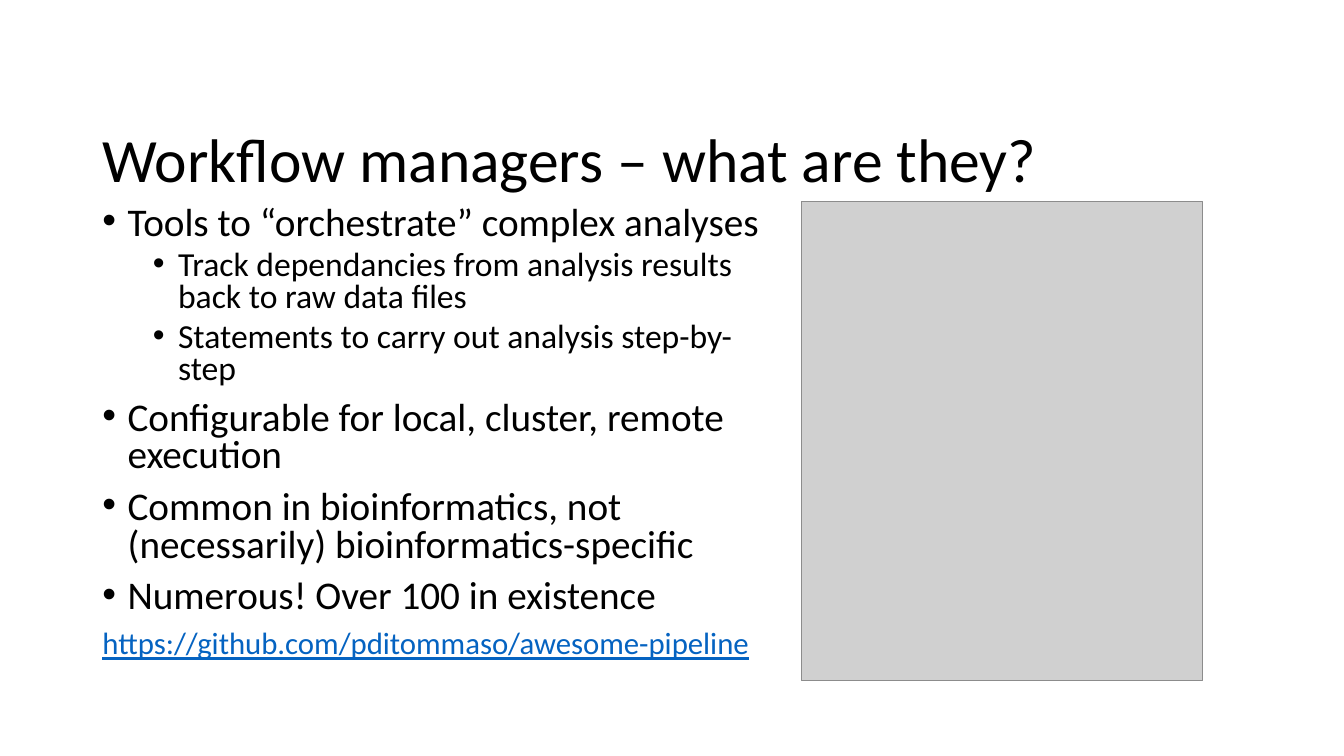
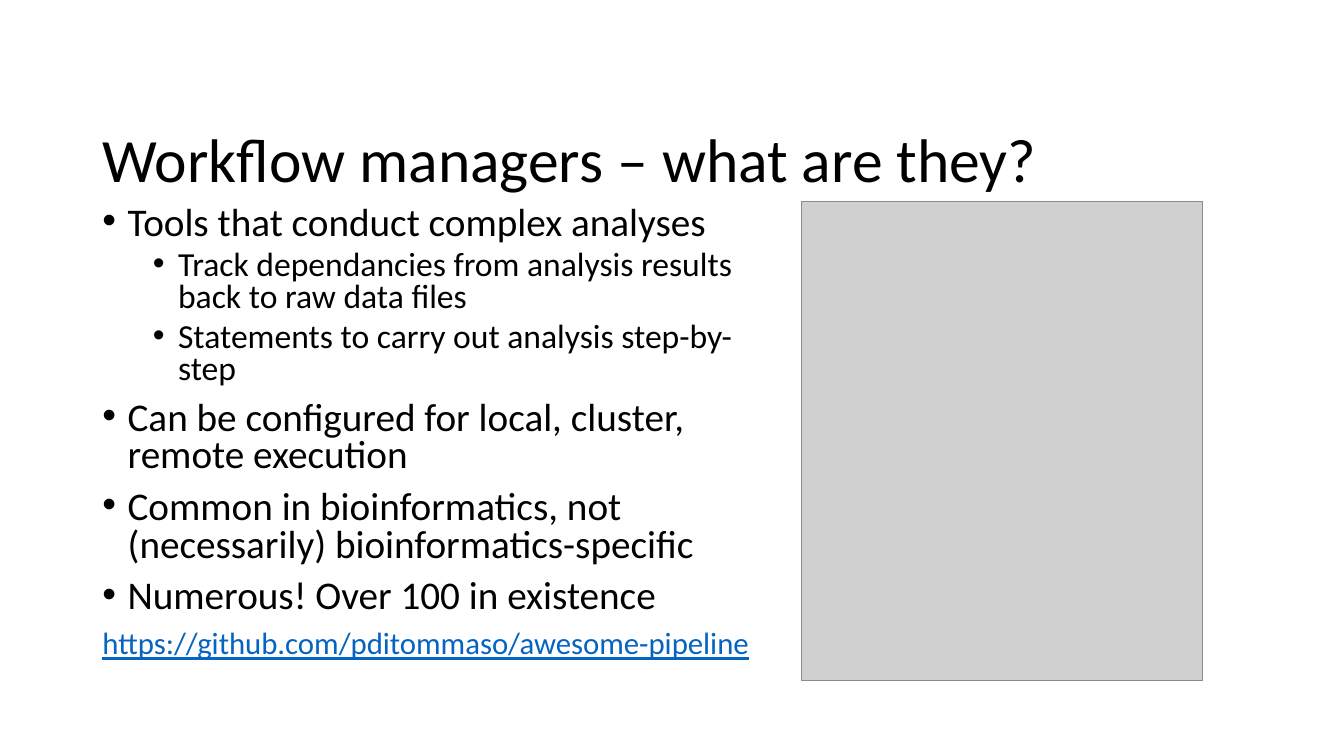
Before and after one commit to CHPC-UofU/rmacc-workflows, a slide deck: slide 5 of slides/workflow_tools.pptx (slide 2 before the commit). Drawn at 1344x756 pixels with LibreOffice and Linux fonts; fonts in the diff are those of the drawing; grey boxes stand for pictures; background and template pictures are left out. Boxes give left, top, right and bottom in pixels: in the first picture for what was removed or moved away, otherwise in the second. Text is boxed around its words. In the diff, an @@ line names an element or a change of style, - is before the commit and + after.

```diff
--- a/slides/workflow_tools.pptx
+++ b/slides/workflow_tools.pptx
@@ text at [128, 208, 706, 243]: text changed @@
-• Tools to “orchestrate” complex analyses
+• Tools that conduct complex analyses
@@ text at [128, 403, 684, 469]: text changed @@
-• Configurable for local, cluster, remote execution
+• Can be configured for local, cluster, remote execution
```
Also in this commit, not shown: 10 other slides changed, 6 slides added, 2 slides removed, 1 other file.
